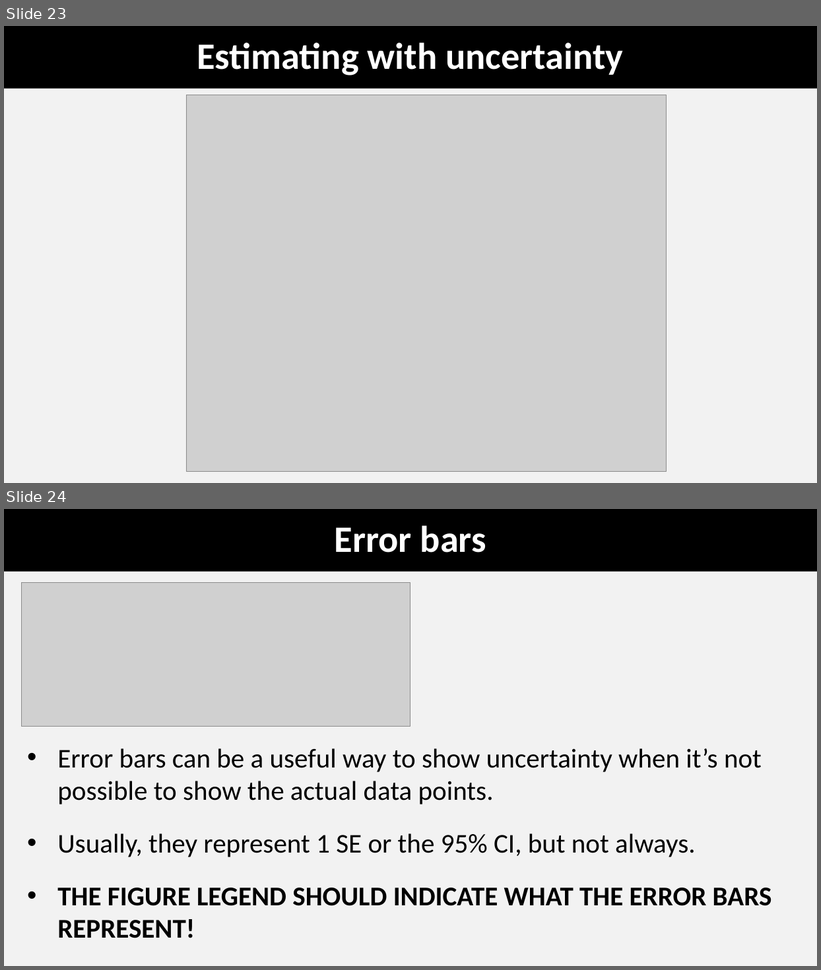
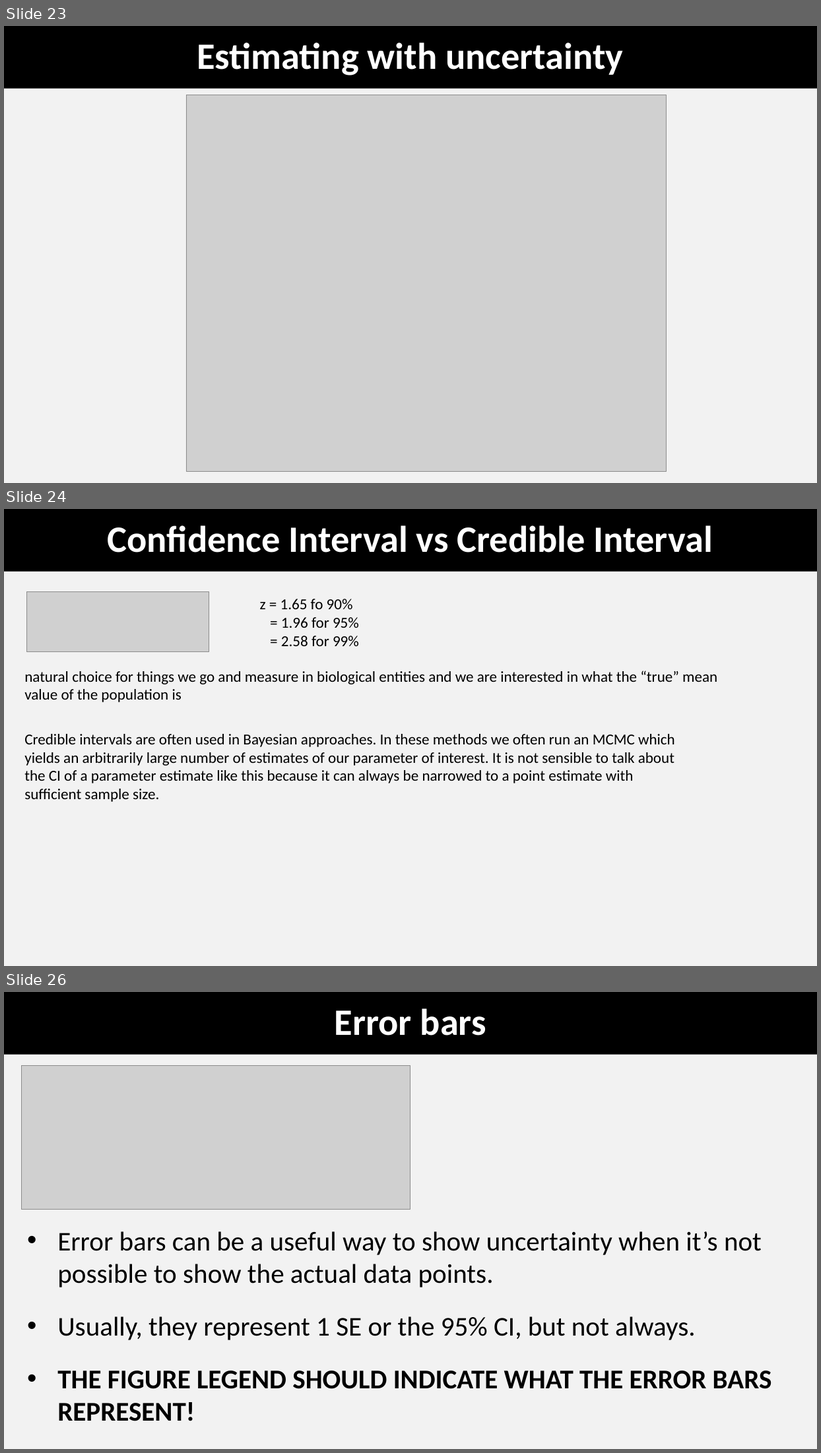
Before and after one commit to coleoguy/coleoguy.github.io, a slide deck: teaching/expdes/lectures/week3.pptx. Shown one above the other, each under a label of ours: slides 23 and 24 before the commit, slides 23, 24 and 26 after it; the slides between them are not shown. The pictures are 821x970 and 821x1453 pixels, drawn with LibreOffice and Linux fonts; fonts in the diff are those of the drawing; grey boxes stand for pictures. Boxes give left, top, right and bottom in pixels: in the first picture for what was removed or moved away, otherwise in the second. Text is boxed around its words. In the diff, an @@ line names an element or a change of style, - is before the commit and + after.

```diff
--- a/teaching/expdes/lectures/week3.pptx
+++ b/teaching/expdes/lectures/week3.pptx
@@ slide 24 added at bbox=[4, 509, 817, 966], background #F2F2F2 @@
@@ title added at bbox=[4, 509, 817, 571], fill #000000, 44 pt, text #FFFFFF, bold @@
+Confidence Interval vs Credible Interval
@@ picture added at bbox=[27, 591, 209, 652] @@
@@ text added at bbox=[260, 599, 359, 646], 18 pt, text #000000 @@
+z = 1.65 fo 90%
+= 1.96 for 95%
+= 2.58 for 99%
@@ text added at bbox=[24, 671, 717, 702], 18 pt, text #000000 @@
+natural choice for things we go and measure in biological entities and we are interested in what the “true” mean value of the population is
@@ text added at bbox=[24, 734, 675, 802], 18 pt, text #000000 @@
+Credible intervals are often used in Bayesian approaches. In these methods we often run an MCMC which yields an arbitrarily large number of estimates of our parameter of interest. It is not sensible to talk about the CI of a parameter estimate like this because it can always be narrowed to a point estimate with sufficient sample size.
@@ what was slide 24 is now slide 26 @@
```
Also in this commit, not shown: 1 other slide added, 10 other files.
